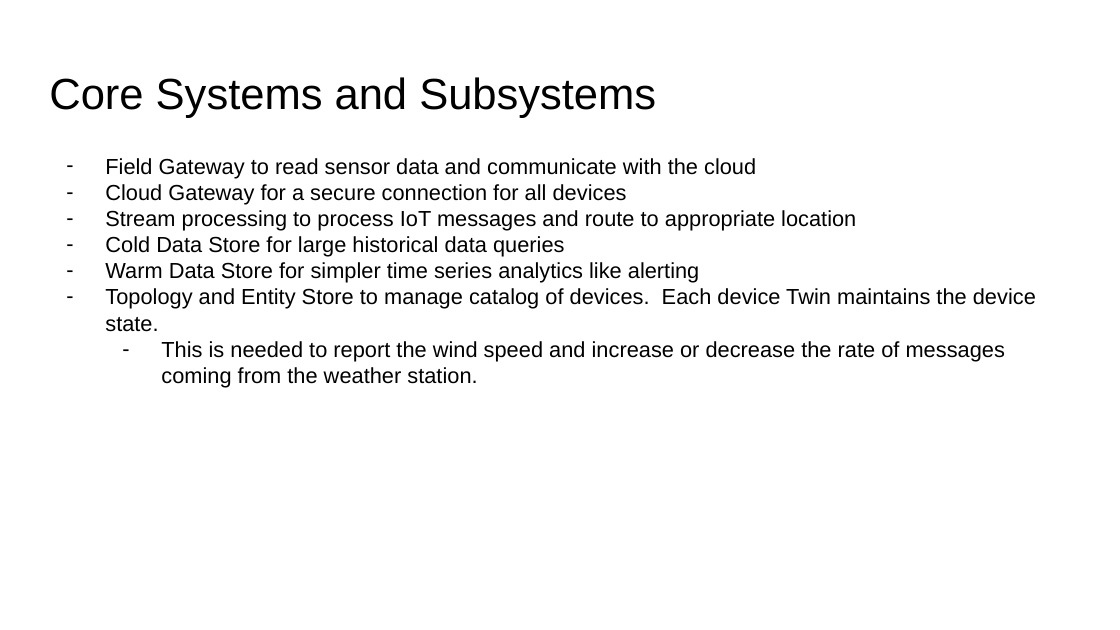
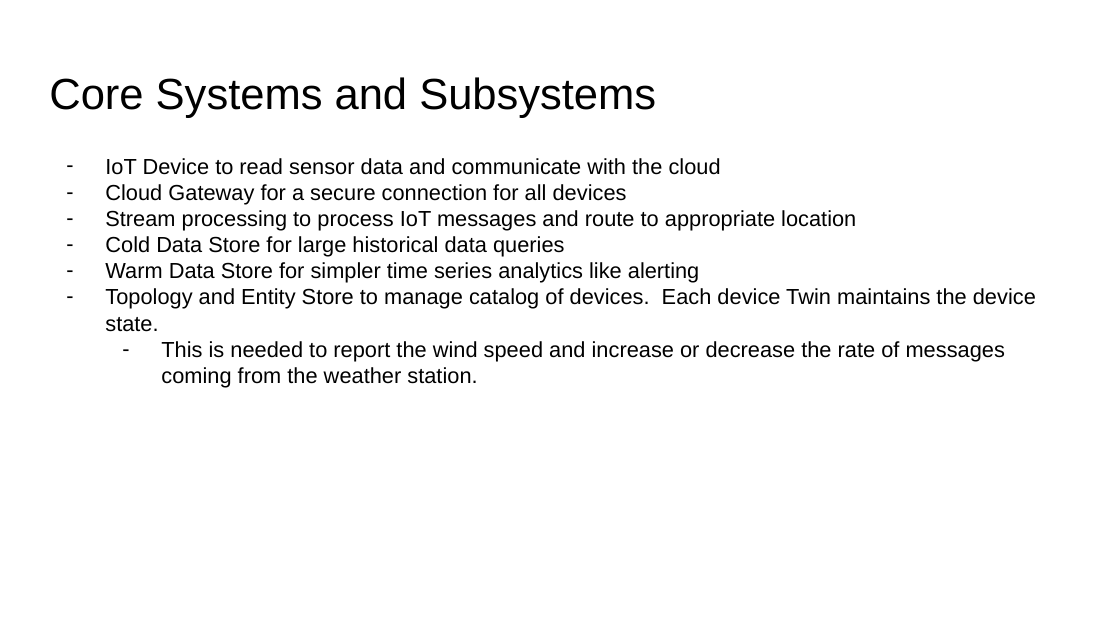
Before and after one commit to bryan-starbuck/iotcapstone, a slide deck: slide 3 of Lab1/WeatherStationArchitecture-2CD4FC8F.pptx. Drawn at 1120x630 pixels with LibreOffice and Linux fonts; fonts in the diff are those of the drawing. Boxes give left, top, right and bottom in pixels: in the first picture for what was removed or moved away, otherwise in the second. Text is boxed around its words. In the diff, an @@ line names an element or a change of style, - is before the commit and + after.

Commit message:
Remove Field gateway, add simpler IoT device

```diff
--- a/Lab1/WeatherStationArchitecture-2CD4FC8F.pptx
+++ b/Lab1/WeatherStationArchitecture-2CD4FC8F.pptx
@@ text at box(105, 158, 721, 175): text changed @@
-– Field Gateway to read sensor data and communicate with the cloud
+– IoT Device to read sensor data and communicate with the cloud
```
Also in this commit, not shown: 2 other slides changed, 1 other file.
